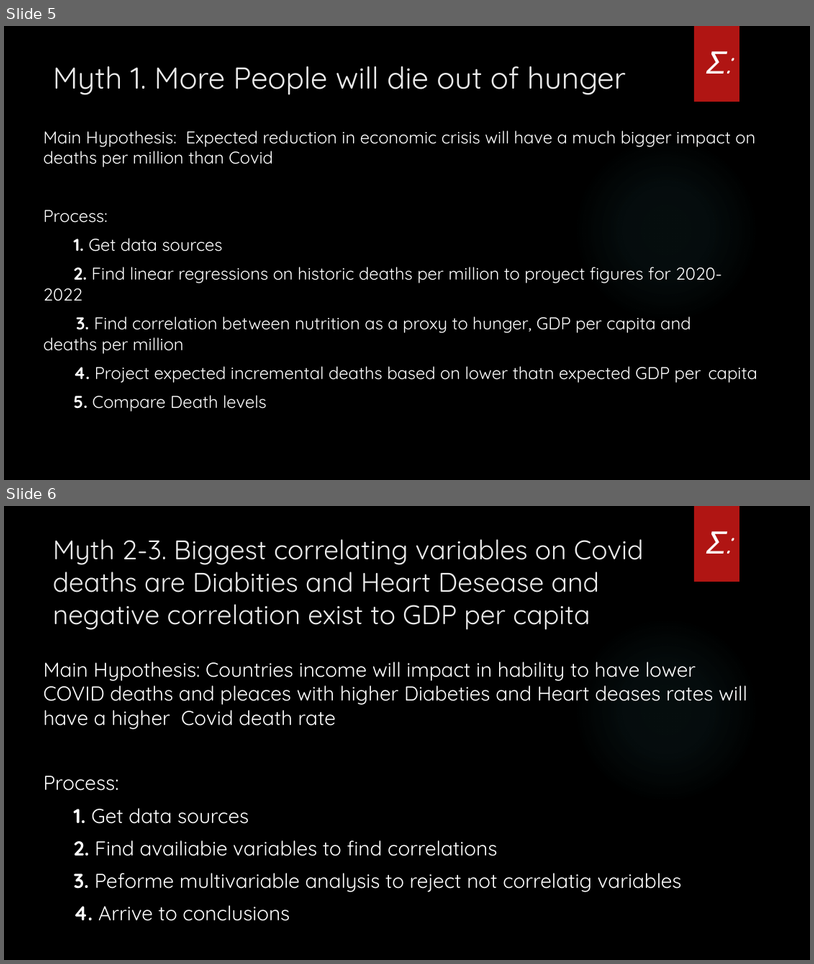
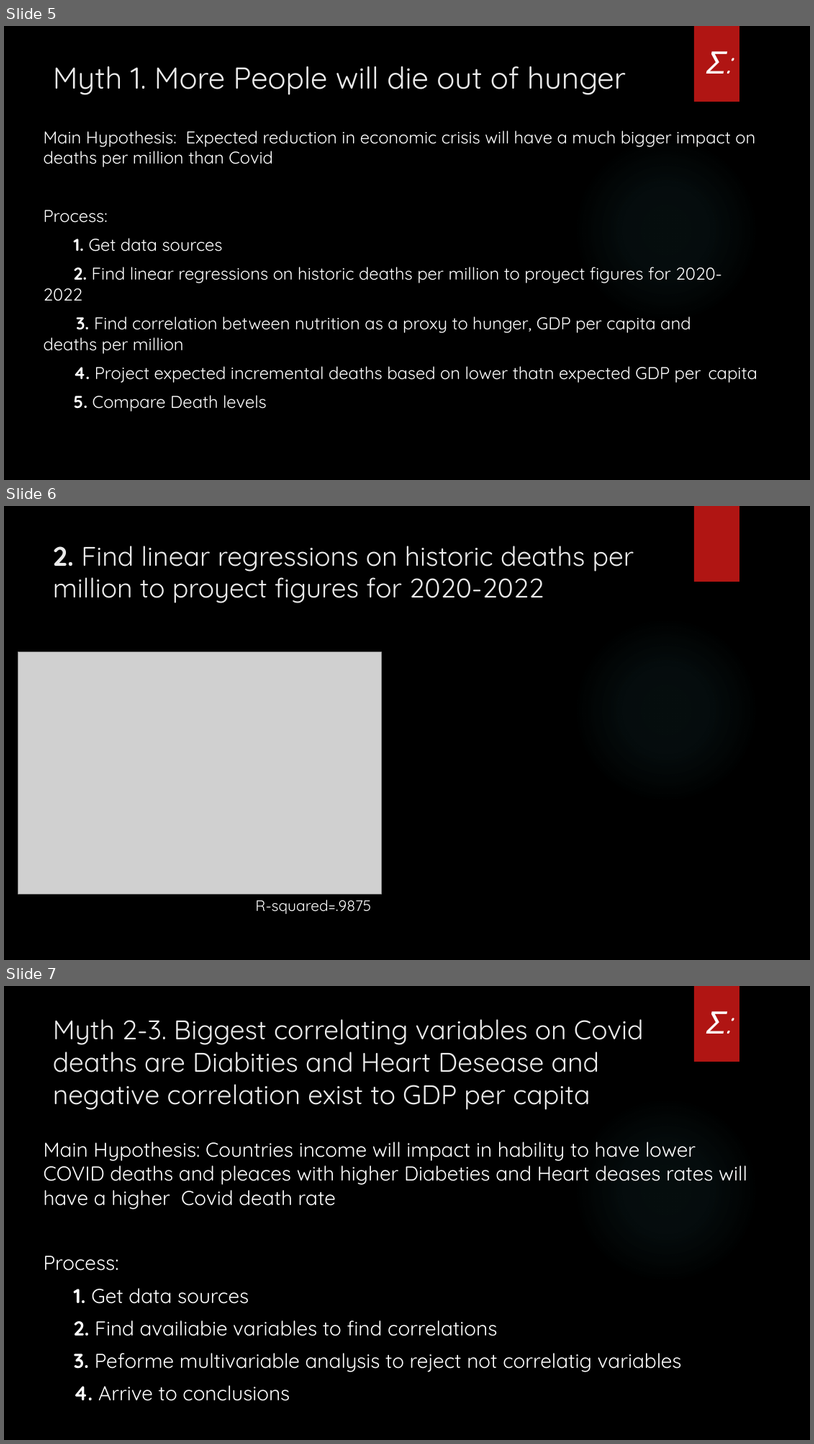
Before and after one commit to luislobo6/proyecto1-teamsigma, a slide deck: Team Sigma.pptx. Shown one above the other, each under a label of ours: slides 5 and 6 before the commit, slides 5, 6 and 7 after it. The pictures are 814x964 and 814x1444 pixels, drawn with LibreOffice and Linux fonts; fonts in the diff are those of the drawing; grey boxes stand for pictures; background and template pictures are left out. Boxes give left, top, right and bottom in pixels: in the first picture for what was removed or moved away, otherwise in the second. Text is boxed around its words. In the diff, an @@ line names an element or a change of style, - is before the commit and + after.

```diff
--- a/Team Sigma.pptx
+++ b/Team Sigma.pptx
@@ slide 6 added at <box>4,506,810,960</box>, background picture (left out); not listed: 2 template elements that a slide beside it also shows @@
@@ title added at <box>53,546,635,603</box>, 32 pt, text #EBEBEB @@
+2. Find linear regressions on historic deaths per million to proyect figures for 2020-2022
@@ picture added at <box>18,651,381,894</box> @@
@@ text added at <box>255,899,371,914</box>, 18 pt, text #FFFFFF @@
+R-squared=.9875
@@ what was slide 6 is now slide 7 @@
```
Also in this commit, not shown: 5 other files.
